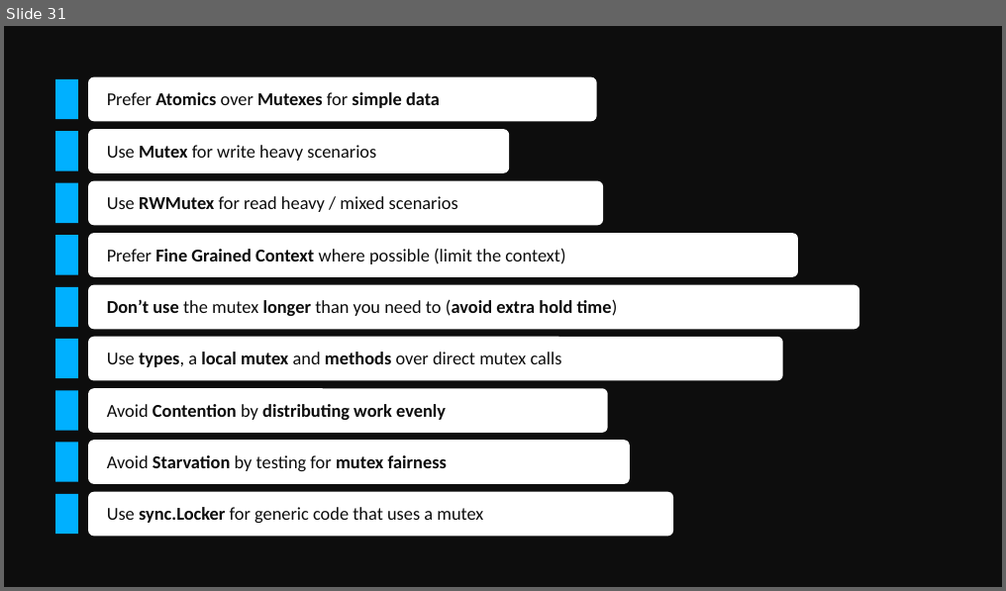
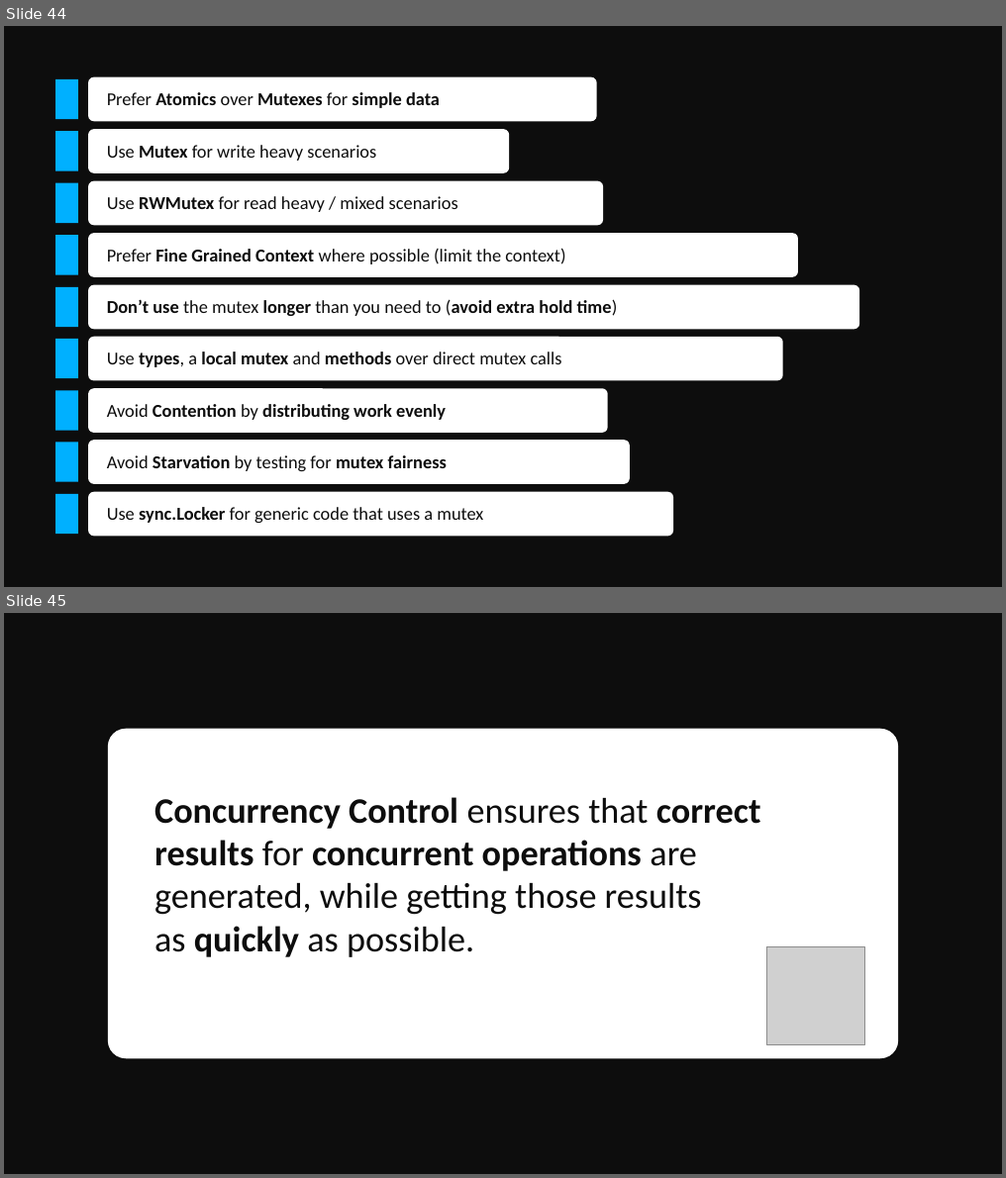
Before and after one commit to golang-basics/concurrency, a slide deck: presentations/7_mutexes/Mutexes.pptx. Shown one above the other, each under a label of ours: slide 31 before the commit, slides 44 and 45 after it. The pictures are 1006x591 and 1006x1178 pixels, drawn with LibreOffice and Linux fonts; fonts in the diff are those of the drawing; grey boxes stand for pictures. Boxes give left, top, right and bottom in pixels: in the first picture for what was removed or moved away, otherwise in the second. Text is boxed around its words. In the diff, an @@ line names an element or a change of style, - is before the commit and + after.

```diff
--- a/presentations/7_mutexes/Mutexes.pptx
+++ b/presentations/7_mutexes/Mutexes.pptx
@@ slide 45 added at <box>4,613,1002,1174</box>, background #0D0D0D @@
@@ rounded rectangle added at <box>108,729,898,1059</box>, fill #FFFFFF @@
@@ text added at <box>154,797,761,958</box>, 69 pt, text #0D0D0D @@
+Concurrency Control ensures that correct
+results for concurrent operations are
+generated, while getting those results
+as quickly as possible.
@@ picture added at <box>766,948,864,1045</box> @@
@@ what was slide 31 is now slide 44 @@
```
Also in this commit, not shown: 10 slides changed, 40 other slides added, 1 other file.
